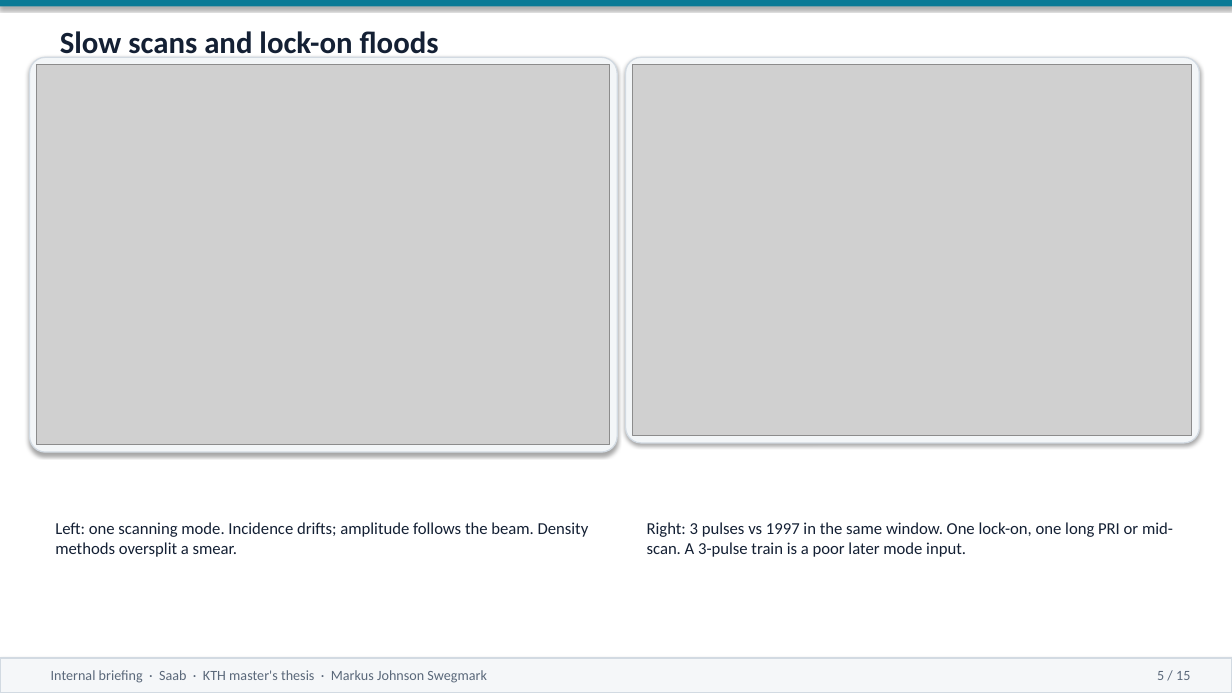
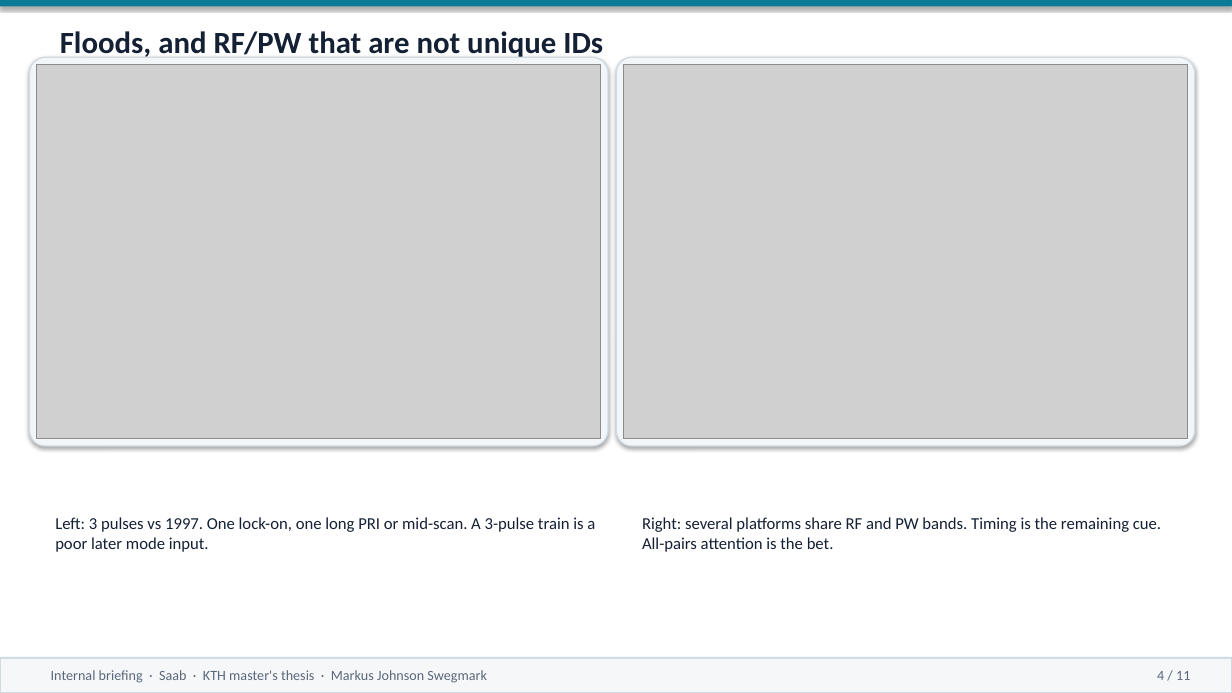
Before and after one commit to macktron/masters-thesis, a slide deck: slide 4 of presentation/Saab_internal_briefing.pptx (slide 5 before the commit). Drawn at 1232x693 pixels with LibreOffice and Linux fonts; fonts in the diff are those of the drawing; grey boxes stand for pictures. Boxes give left, top, right and bottom in pixels: in the first picture for what was removed or moved away, otherwise in the second. Text is boxed around its words. In the diff, an @@ line names an element or a change of style, - is before the commit and + after.

```diff
--- a/presentation/Saab_internal_briefing.pptx
+++ b/presentation/Saab_internal_briefing.pptx
@@ rounded rectangle: place and size @@
-rounded rectangle at <box>30,57,617,452</box>
+rounded rectangle at <box>30,57,608,446</box>
@@ text at <box>60,31,603,58</box>: text changed @@
-Slow scans and lock-on floods
+Floods, and RF/PW that are not unique IDs
@@ rounded rectangle: place and size @@
-rounded rectangle at <box>626,57,1200,443</box>
+rounded rectangle at <box>616,57,1195,446</box>
@@ picture: place and size @@
-picture at <box>37,65,610,445</box>
+picture at <box>37,65,601,439</box>
@@ picture: place and size @@
-picture at <box>633,65,1192,435</box>
+picture at <box>624,65,1188,439</box>
@@ text at <box>55,517,595,552</box>: text changed @@
-Left: one scanning mode. Incidence drifts; amplitude follows the beam. Density methods oversplit a smear.
+Left: 3 pulses vs 1997. One lock-on, one long PRI or mid-scan. A 3-pulse train is a poor later mode input.
@@ text at <box>642,517,1161,552</box>: text changed @@
-Right: 3 pulses vs 1997 in the same window. One lock-on, one long PRI or mid-scan. A 3-pulse train is a poor later mode input.
+Right: several platforms share RF and PW bands. Timing is the remaining cue. All-pairs attention is the bet.
@@ text at <box>1157,671,1190,680</box>: text changed @@
-5 / 15
+4 / 11
```
Also in this commit, not shown: 10 other slides changed, 4 slides removed, 22 other files.
